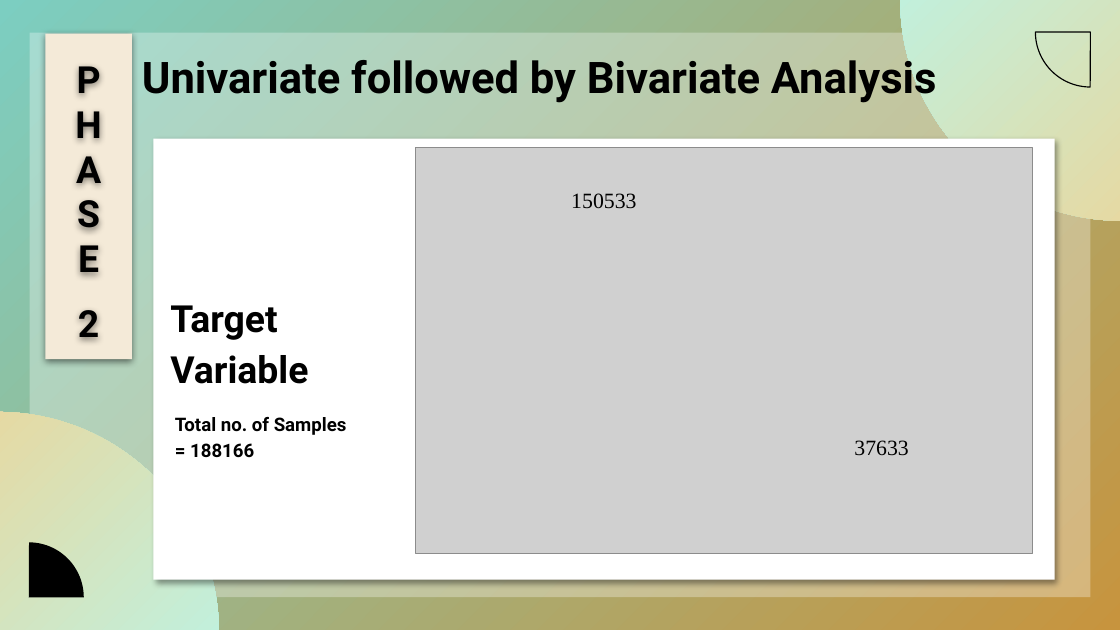
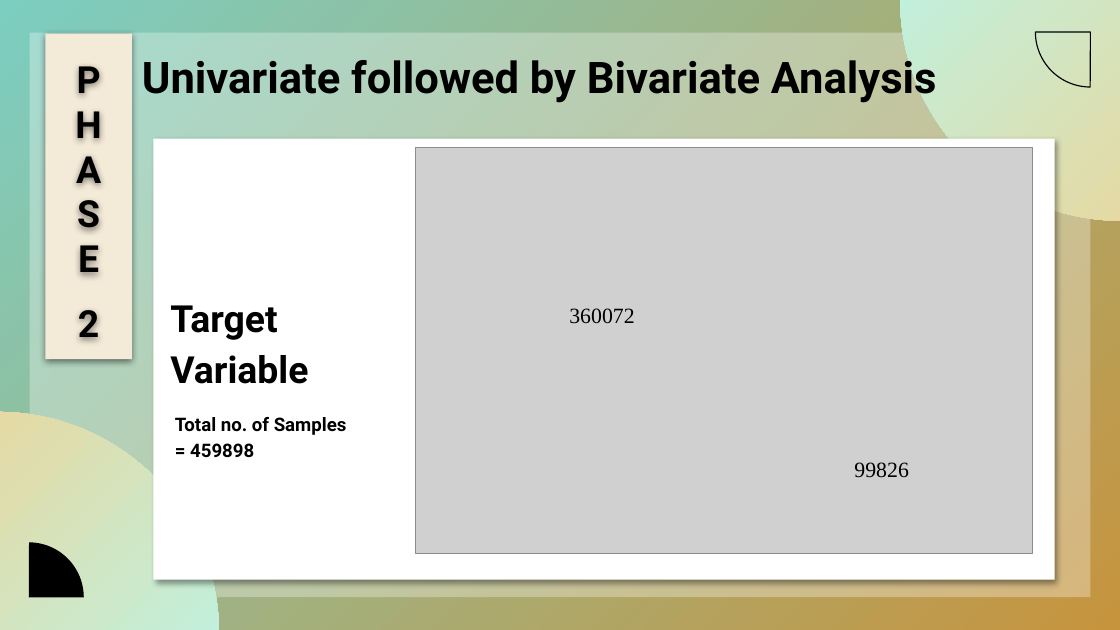
Before and after one commit to PrabhatMishra2111/Capstone-Project-P2P-Lending-Group-, a slide deck: slide 8 of Lending Club Final Presentation.pptx. Drawn at 1120x630 pixels with LibreOffice and Linux fonts; fonts in the diff are those of the drawing; grey boxes stand for pictures; background and template pictures are left out. Boxes give left, top, right and bottom in pixels: in the first picture for what was removed or moved away, otherwise in the second. Text is boxed around its words. In the diff, an @@ line names an element or a change of style, - is before the commit and + after.

```diff
--- a/Lending Club Final Presentation.pptx
+++ b/Lending Club Final Presentation.pptx
@@ text at <box>569,308,634,324</box>: text changed @@
-150533
+360072
@@ text at <box>175,417,347,458</box>: text changed @@
-Total no. of Samples = 188166
+Total no. of Samples = 459898
@@ text at <box>854,462,909,478</box>: text changed @@
-37633
+99826
```
Also in this commit, not shown: 6 other slides changed, 1 slide added, 7 slides removed.
